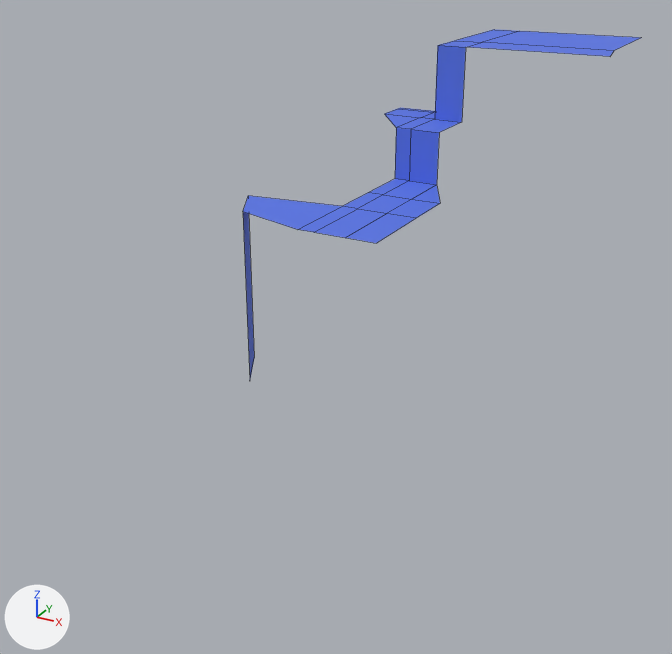
One commit to the FBX model Assets/Models/River.fbx: the scene before it, then after it.
Camera for both pictures: a 50 mm lens placed at (23.2, -72.8, 44.1), pointed at (-11.7, -9.3, 12.4). Arrows for +X, +Y and +Z are at lower left; the lights stay in place. Mesh edges are drawn as thin lines. Where no turn or scale is listed for an object, it has been applied to the vertices.

The scene before the commit, as lines of its bpy script (objects in view):
```python
me_plane = bpy.data.meshes.new('Plane')
me_plane.from_pydata(...)  # 40 vertices, 25 faces; spans x -15.8..7.3, y -27.1..6.7, z -24.2..0.0
me_plane.materials.append(mat_material)  # blue #5573e7
ob_plane = bpy.data.objects.new('Plane', me_plane)
ob_plane.location = (-0.9, 7.2, 34.6)
```
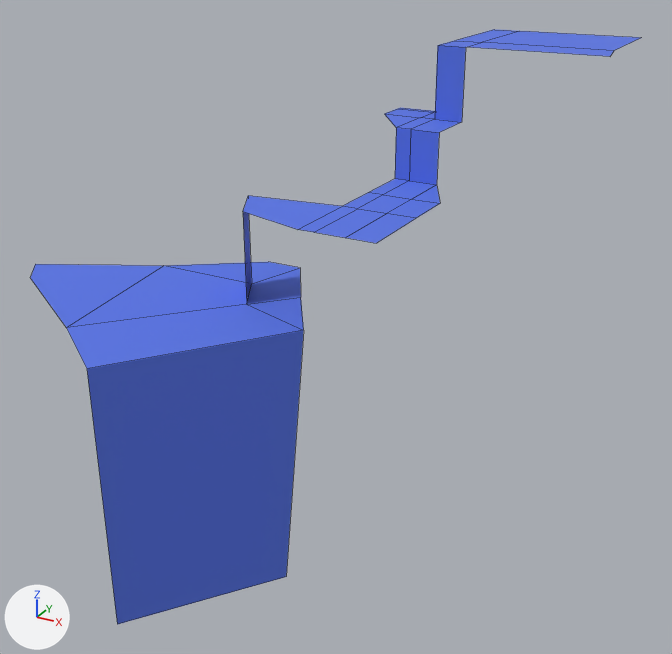
Boxes (x1, y1, x2, y2) around the edits, measured in the pictures (672 x 654 px):
'Plane', reshaped (53% wider, 70% taller)
    before: (243, 29, 640, 379)
    after: (31, 29, 640, 624)
part 1 of me_plane, built on
    before: (244, 212, 254, 379)
    after: (31, 212, 304, 624)

Patch to the scene script:
```diff
--- a/Assets/Models/River.fbx.py
+++ b/Assets/Models/River.fbx.py
@@ me_plane @@
 # used by ob_plane; location = (-0.9, 7.2, 34.6)
-me_plane.from_pydata(...)  # 40 vertices, 25 faces; spans x -15.8..7.3, y -27.1..6.7, z -24.2..0.0
+me_plane.from_pydata(...)  # 51 vertices, 32 faces; spans x -33.9..7.3, y -39.8..6.7, z -38.8..0.0
+# me_plane part 1
+# 2 vertices are removed from x -15.8..-13.7, y -25.4..-21.6, z -24.2
+# 1 face is deleted
+# 13 vertices are added at x -33.9..-7.4, y -39.8..-16.4, z -38.8..-17.2
+# 8 new faces join them
 me_plane.materials.append(mat_material)
```
